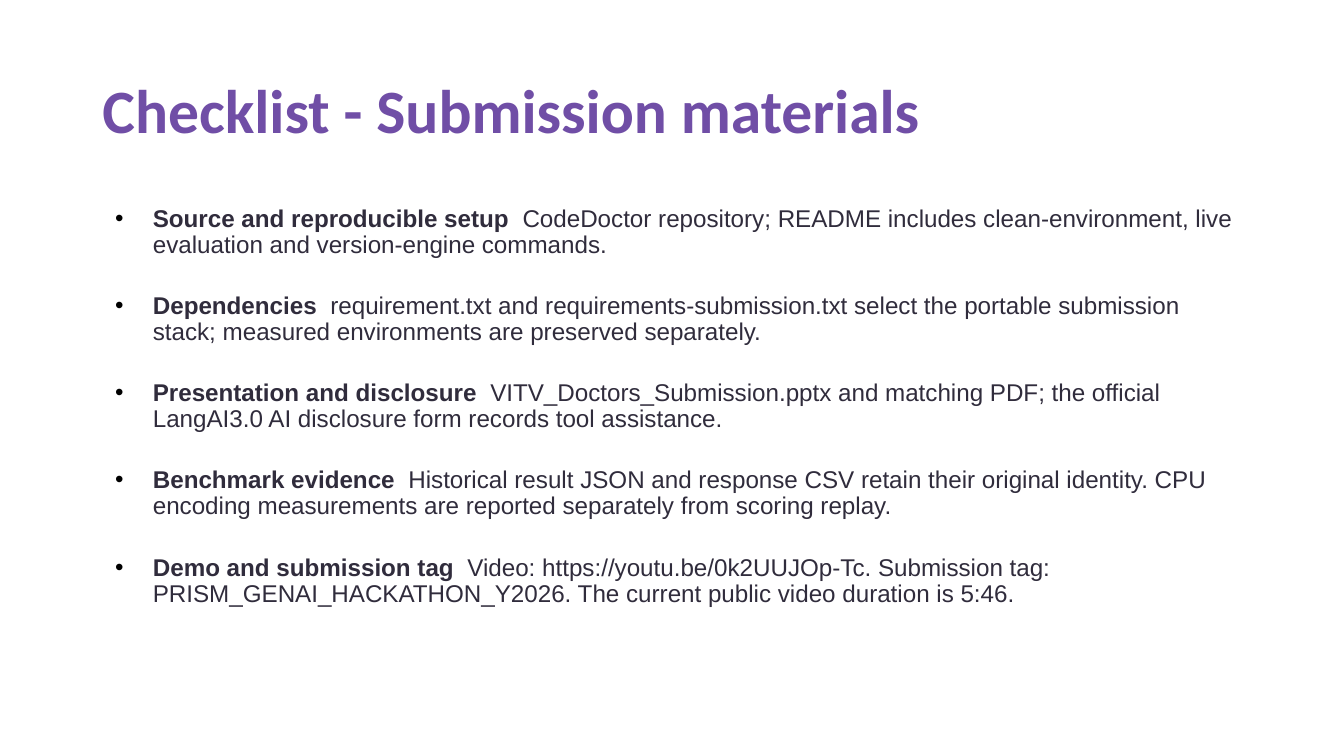
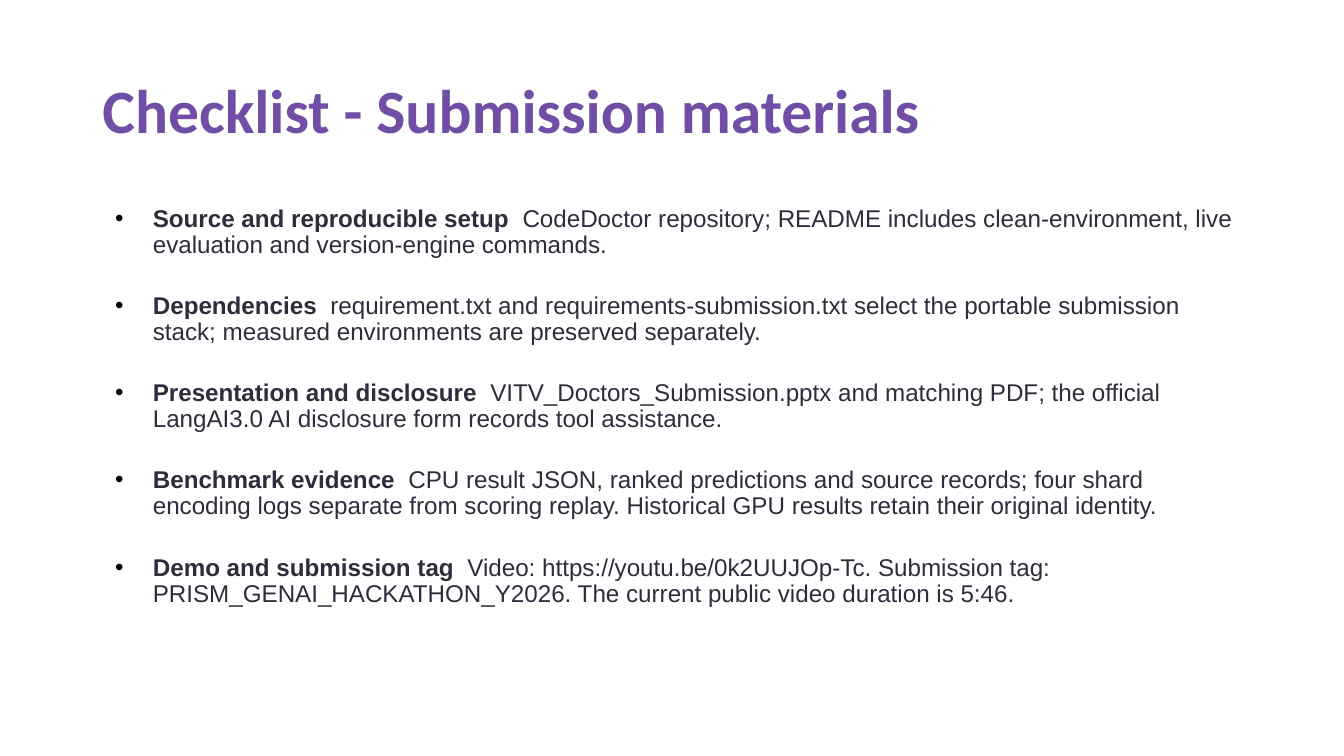
Before and after one commit to krizz711/CodeDoctor-Agentic-Semantic-and-Structural-Intelligence-for-Code-Repositories, a slide deck: slide 11 of VITV_Doctors_Submission.pptx. Drawn at 1344x756 pixels with LibreOffice and Linux fonts; fonts in the diff are those of the drawing. Boxes give left, top, right and bottom in pixels: in the first picture for what was removed or moved away, otherwise in the second. Text is boxed around its words. In the diff, an @@ line names an element or a change of style, - is before the commit and + after.

Commit message:
Record accepted CPU P0 evidence and update local submission materials

```diff
--- a/VITV_Doctors_Submission.pptx
+++ b/VITV_Doctors_Submission.pptx
@@ text at [153,470,1156,519]: text changed @@
-• Benchmark evidence Historical result JSON and response CSV retain their original identity. CPU encoding measurements are reported separately from scoring replay.
+• Benchmark evidence CPU result JSON, ranked predictions and source records; four shard encoding logs separate from scoring replay. Historical GPU results retain their original identity.
```
Also in this commit, not shown: 8 other slides changed, 40 other files.
